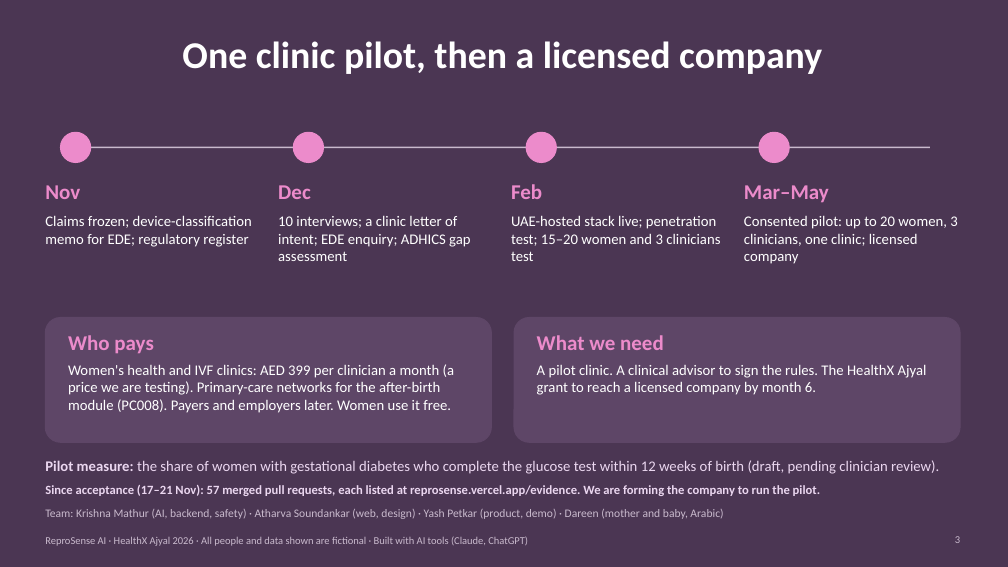
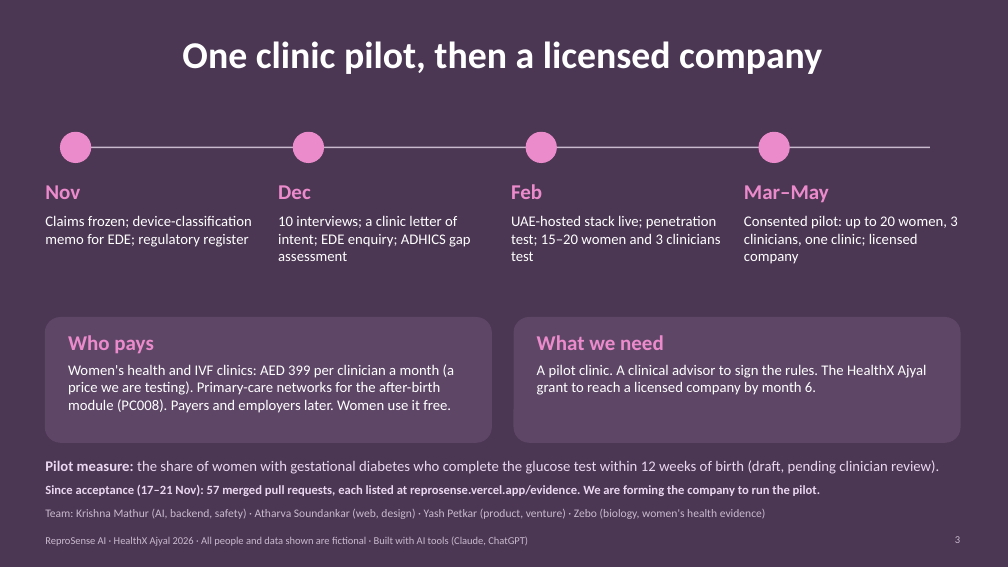
Before and after one commit to krish2105/ReproSense-AI-, a slide deck: slide 3 of pitch/ReproSense-submission.pptx. Drawn at 1008x567 pixels with LibreOffice and Linux fonts; fonts in the diff are those of the drawing. Boxes give left, top, right and bottom in pixels: in the first picture for what was removed or moved away, otherwise in the second. Text is boxed around its words. In the diff, an @@ line names an element or a change of style, - is before the commit and + after.

```diff
--- a/pitch/ReproSense-submission.pptx
+++ b/pitch/ReproSense-submission.pptx
@@ text at <box>45,509,766,519</box>: text changed @@
-Team: Krishna Mathur (AI, backend, safety) · Atharva Soundankar (web, design) · Yash Petkar (product, demo) · Dareen (mother and baby, Arabic)
+Team: Krishna Mathur (AI, backend, safety) · Atharva Soundankar (web, design) · Yash Petkar (product, venture) · Zebo (biology, women's health evidence)
```
Also in this commit, not shown: 5 other files.
